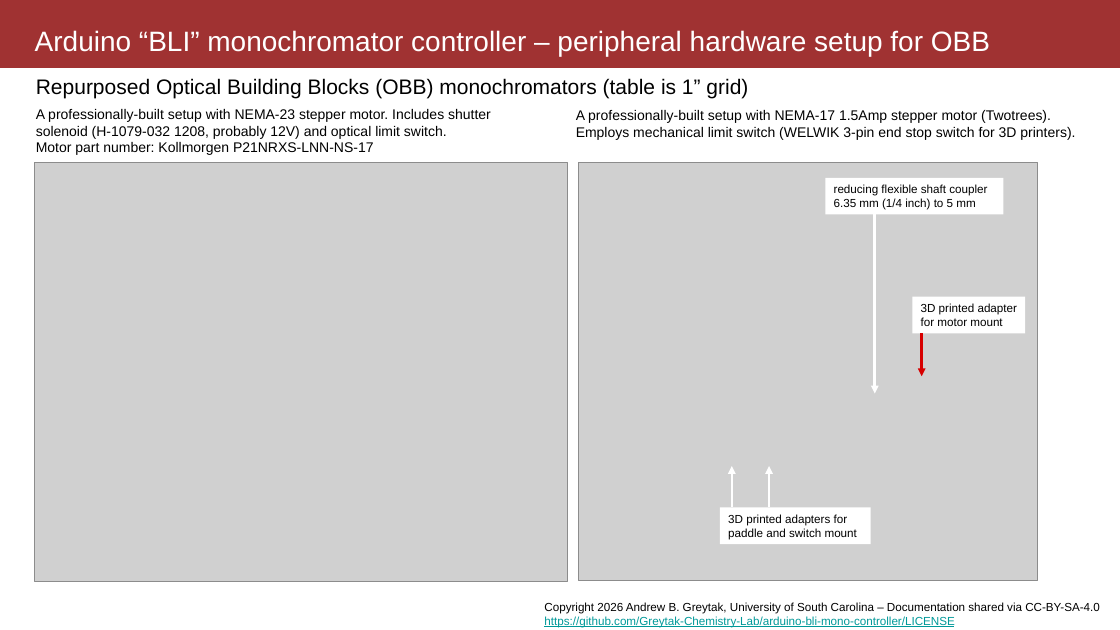
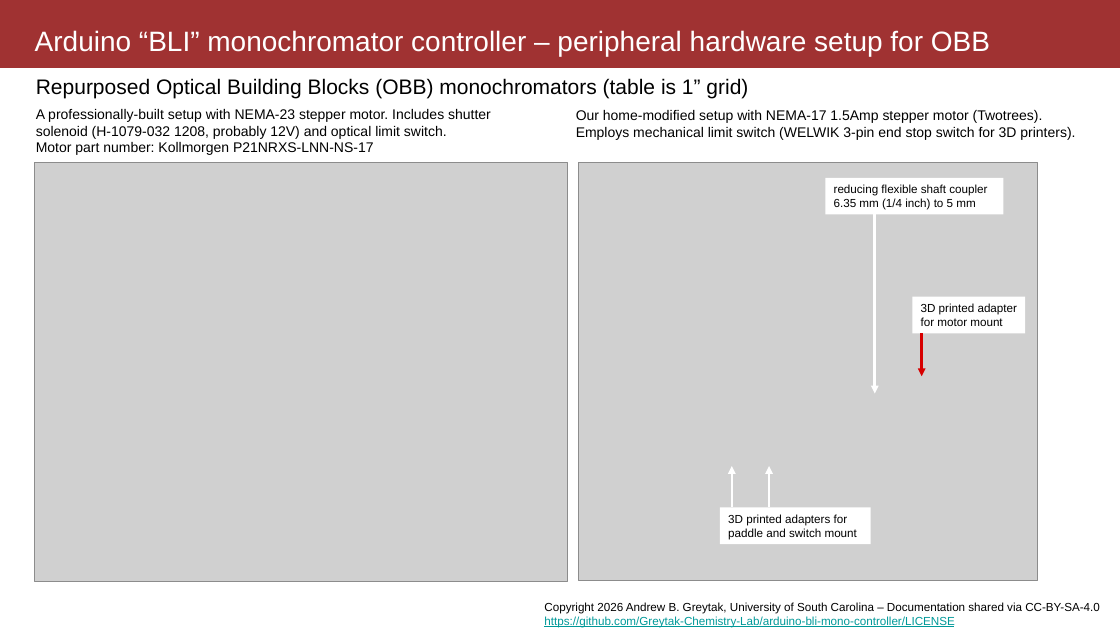
Before and after one commit to Greytak-Chemistry-Lab/arduino-bli-mono-controller, a slide deck: slide 1 of og/layouts/spectrometer hardware/parts and part list.pptx. Drawn at 1120x630 pixels with LibreOffice and Linux fonts; fonts in the diff are those of the drawing; grey boxes stand for pictures; background and template pictures are left out. Boxes give left, top, right and bottom in pixels: in the first picture for what was removed or moved away, otherwise in the second. Text is boxed around its words. In the diff, an @@ line names an element or a change of style, - is before the commit and + after.

```diff
--- a/og/layouts/spectrometer hardware/parts and part list.pptx
+++ b/og/layouts/spectrometer hardware/parts and part list.pptx
@@ text at box(576, 110, 1075, 140): text changed @@
-A professionally-built setup with NEMA-17 1.5Amp stepper motor (Twotrees).
-Employs mechanical limit switch (WELWIK 3-pin end stop switch for 3D printers).
+Our home-modified setup with NEMA-17 1.5Amp stepper motor (Twotrees).
+Employs mechanical limit switch (WELWIK 3-pin end stop switch for 3D printers).
```
Also in this commit, not shown: 1 other slide changed.
